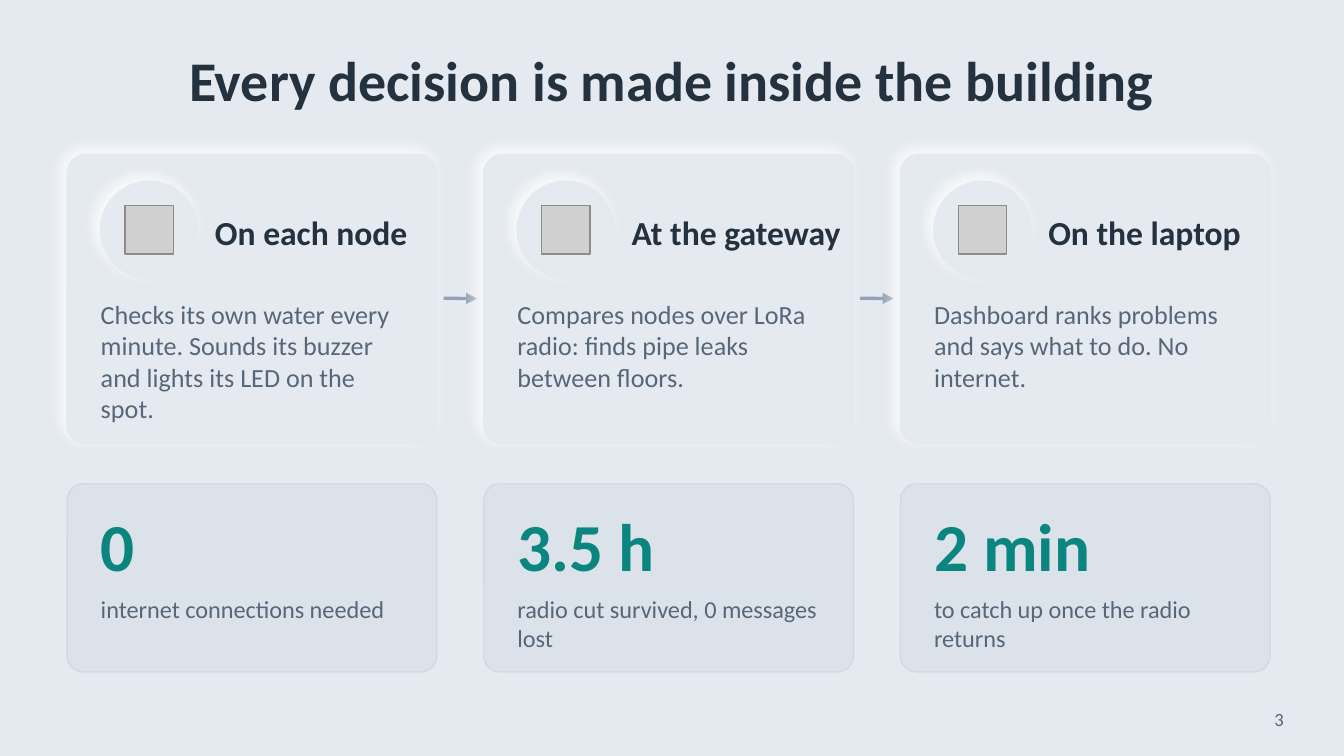
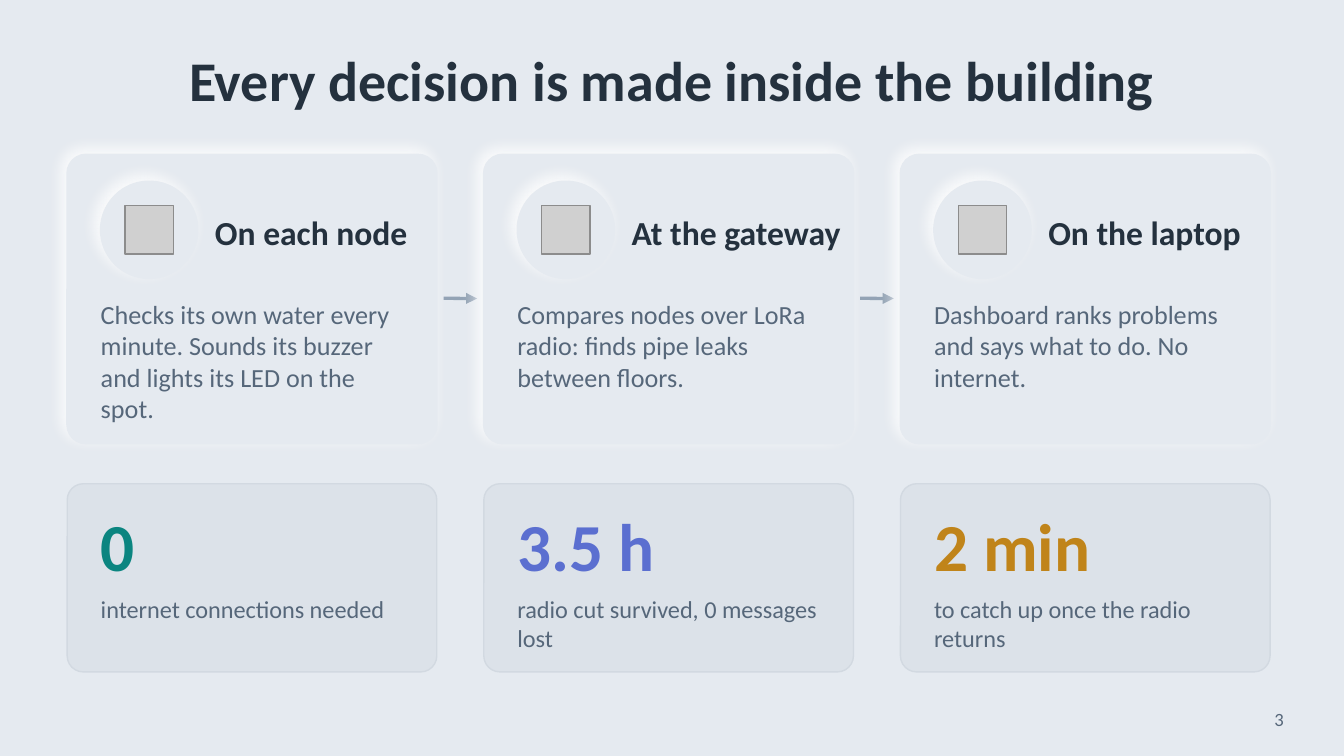
Before and after one commit to riyaa42/aqua_edge, a slide deck: slide 3 of presentation/final/aqua_edge_final.pptx. Drawn at 1344x756 pixels with LibreOffice and Linux fonts; fonts in the diff are those of the drawing; grey boxes stand for pictures. Boxes give left, top, right and bottom in pixels: in the first picture for what was removed or moved away, otherwise in the second. Text is boxed around its words. In the diff, an @@ line names an element or a change of style, - is before the commit and + after.

Commit message:
Final review deck: each topic has its own colour (unsafe water indigo, leaks teal, abnormal use amber, alarms coral); same deck added in neobrutalism style

```diff
--- a/presentation/final/aqua_edge_final.pptx
+++ b/presentation/final/aqua_edge_final.pptx
@@ text "3.5 h" at (x1=517, y1=524, x2=655, y2=572): text colour #0B8580 to #5B6FD0 @@
@@ text "2 min" at (x1=934, y1=524, x2=1090, y2=571): text colour #0B8580 to #C0841A @@
```
Also in this commit, not shown: 7 other slides changed, 3 other files.
